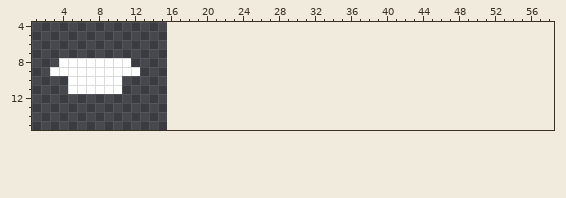
Two states of a pixel-art file, Local/Idle/Shirt1Idle.aseprite. Above: the version before the commit.
16x16 pixels, 1 frame. Shown: x 1..58, y 4..15. The old version is drawn lined up with the new one, on the new canvas.
New version:
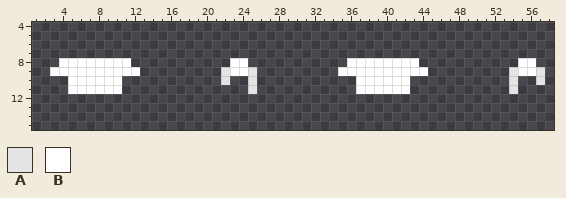
Palette (. is transparent): A #e4e4e4  B #ffffff
The exact change:
{"change": "canvas 16x16 -> 64x16"}
{"y":8,"x":23,"old":"..","new":"BB"}
{"y":8,"x":36,"old":"........","new":"BBBBBBBB"}
{"y":8,"x":55,"old":"..","new":"BB"}
{"y":9,"x":22,"old":"....","new":"ABBA"}
{"y":9,"x":35,"old":"..........","new":"BBBBBBBBBB"}
{"y":9,"x":54,"old":"....","new":"ABBA"}
{"y":10,"x":22,"old":".","new":"A"}
{"y":10,"x":25,"old":".","new":"A"}
{"y":10,"x":37,"old":"......","new":"BBBBBB"}
{"y":10,"x":54,"old":".","new":"A"}
{"y":10,"x":57,"old":".","new":"A"}
{"y":11,"x":25,"old":".","new":"A"}
{"y":11,"x":37,"old":"......","new":"BBBBBB"}
{"y":11,"x":54,"old":".","new":"A"}
{"label":"added","picture_box":[221,58,257,94]}
{"label":"added","picture_box":[338,58,428,94]}
{"label":"added","picture_box":[509,58,545,94]}
